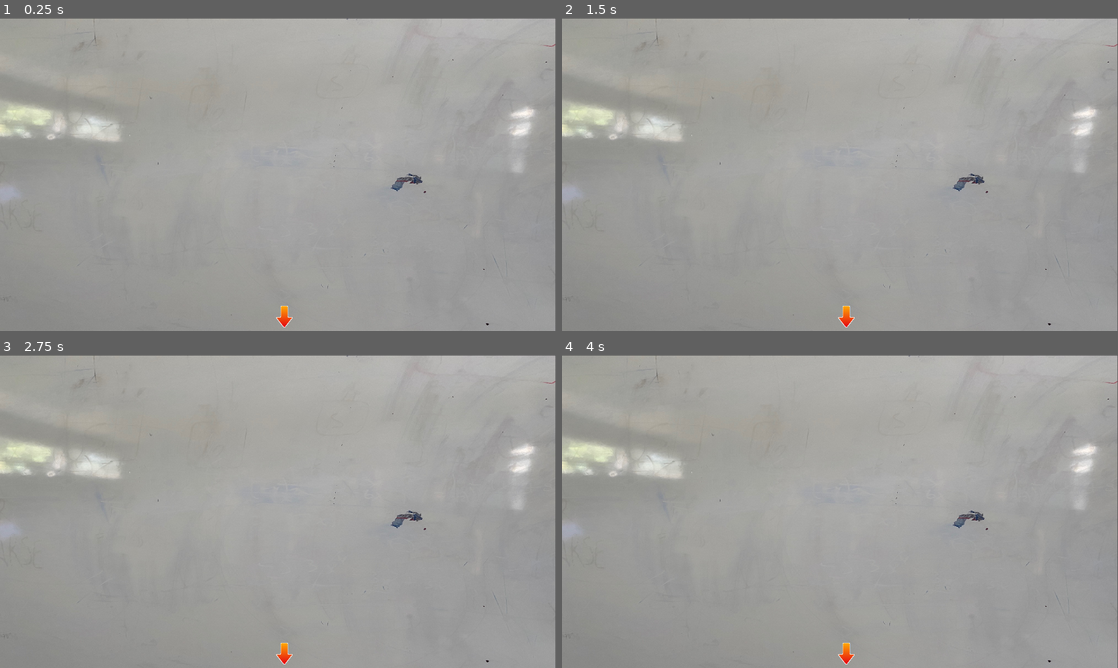
Above: before the commit, frames 1-4 (two rows, left to right).
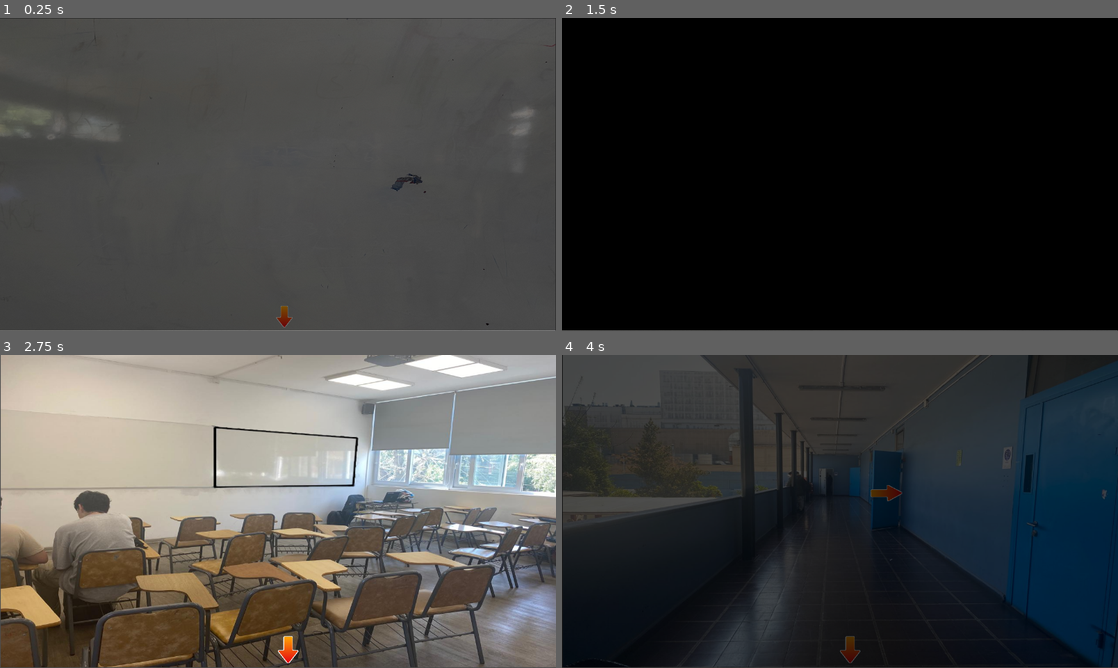
Above: after the commit, the same moments.

Repository: NetworkADN/GBA
Game: Godot game, scene res://Scenes/M3/Pizarra.tscn
The game is run twice, just before and just after one commit, with the same random seed, the same clock (stepped at 60 frames per second) and the same inputs. This scene is started directly instead of the project's main scene.
Inputs (mouse positions are in pixels of both pictures, inside the frame that each line leads up to; where the layout moved, square brackets give the same spot in the first picture):
- Up to frame 1 (0.25 s): no input
- Up to frame 2 (1.5 s): click (845, 315) at 0.5 s; click (845, 315) at 1.25 s
- Up to frame 3 (2.75 s): click (289, 649) [283, 652] at 2 s
- Up to frame 4 (4 s): click (851, 649) [845, 652] at 2.75 s; click (851, 649) [845, 652] at 3.5 s

The runs differ from the first frame. In frame 1, 100% of the frame differs, in the area x 0-100%, y 0-100%; in frame 2, 100%; in frame 3, 80%; in frame 4, 100%.
Error before the commit: Attempt to call function 'play' in base 'null instance' on a null instance. (res://Scripts/patio_1.gd:9)

Commit message:
add clickable sprite

Diff:
--- a/GDTrabajo de titulo/Scenes/M3/Pizarra.tscn
+++ b/GDTrabajo de titulo/Scenes/M3/Pizarra.tscn
@@ -1,11 +1,99 @@
-[gd_scene load_steps=4 format=3 uid="uid://b4dxhhcr0yo0l"]
+[gd_scene load_steps=8 format=3 uid="uid://b4dxhhcr0yo0l"]
 
-[ext_resource type="Script" path="res://Scripts/patio_1.gd" id="1_1ausi"]
-[ext_resource type="Texture2D" uid="uid://ctsrhfn4q3nca" path="res://background/Pizarra.jpg" id="2_kede1"]
+[ext_resource type="Script" path="res://Scripts/pizarra.gd" id="1_o4wwl"]
+[ext_resource type="Texture2D" uid="uid://ctsrhfn4q3nca" path="res://Background/Pizarra.jpg" id="2_kede1"]
 [ext_resource type="Texture2D" uid="uid://c61jlcmn1kuft" path="res://assets/arrow_down.png" id="3_uo2kc"]
 
+[sub_resource type="Animation" id="Animation_i0amt"]
+length = 0.001
+tracks/0/type = "value"
+tracks/0/imported = false
+tracks/0/enabled = true
+tracks/0/path = NodePath("Transition/ColorRect:self_modulate")
+tracks/0/interp = 1
+tracks/0/loop_wrap = true
+tracks/0/keys = {
+"times": PackedFloat32Array(0),
+"transitions": PackedFloat32Array(1),
+"update": 0,
+"values": [Color(1, 1, 1, 1)]
+}
+tracks/1/type = "value"
+tracks/1/imported = false
+tracks/1/enabled = true
+tracks/1/path = NodePath("Transition/ColorRect:visible")
+tracks/1/interp = 1
+tracks/1/loop_wrap = true
+tracks/1/keys = {
+"times": PackedFloat32Array(0),
+"transitions": PackedFloat32Array(1),
+"update": 1,
+"values": [true]
+}
+
+[sub_resource type="Animation" id="Animation_l0obv"]
+resource_name = "fade_in"
+tracks/0/type = "value"
+tracks/0/imported = false
+tracks/0/enabled = true
+tracks/0/path = NodePath("Transition/ColorRect:self_modulate")
+tracks/0/interp = 1
+tracks/0/loop_wrap = true
+tracks/0/keys = {
+"times": PackedFloat32Array(0, 0.5),
+"transitions": PackedFloat32Array(1, 1),
+"update": 0,
+"values": [Color(1, 1, 1, 1), Color(1, 1, 1, 0)]
+}
+tracks/1/type = "value"
+tracks/1/imported = false
+tracks/1/enabled = true
+tracks/1/path = NodePath("Transition/ColorRect:visible")
+tracks/1/interp = 1
+tracks/1/loop_wrap = true
+tracks/1/keys = {
+"times": PackedFloat32Array(0.5),
+"transitions": PackedFloat32Array(1),
+"update": 1,
+"values": [false]
+}
+
+[sub_resource type="Animation" id="Animation_1tse1"]
+resource_name = "fade_out"
+tracks/0/type = "value"
+tracks/0/imported = false
+tracks/0/enabled = true
+tracks/0/path = NodePath("Transition/ColorRect:self_modulate")
+tracks/0/interp = 1
+tracks/0/loop_wrap = true
+tracks/0/keys = {
+"times": PackedFloat32Array(0, 0.5),
+"transitions": PackedFloat32Array(1, 1),
+"update": 0,
+"values": [Color(1, 1, 1, 0), Color(1, 1, 1, 1)]
+}
+tracks/1/type = "value"
+tracks/1/imported = false
+tracks/1/enabled = true
+tracks/1/path = NodePath("Transition/ColorRect:visible")
+tracks/1/interp = 1
+tracks/1/loop_wrap = true
+tracks/1/keys = {
+"times": PackedFloat32Array(0),
+"transitions": PackedFloat32Array(1),
+"update": 1,
+"values": [true]
+}
+
+[sub_resource type="AnimationLibrary" id="AnimationLibrary_bty0q"]
+_data = {
+"RESET": SubResource("Animation_i0amt"),
+"fade_in": SubResource("Animation_l0obv"),
+"fade_out": SubResource("Animation_1tse1")
+}
+
 [node name="Node2D" type="Node2D"]
-script = ExtResource("1_1ausi")
+script = ExtResource("1_o4wwl")
 
 [node name="ParallaxBackground" type="ParallaxBackground" parent="."]
 
@@ -28,4 +116,15 @@
 icon_alignment = 1
 expand_icon = true
 
+[node name="Transition" type="AnimationPlayer" parent="ParallaxBackground/ParallaxLayer/Pizarra"]
+libraries = {
+"": SubResource("AnimationLibrary_bty0q")
+}
+
+[node name="ColorRect" type="ColorRect" parent="ParallaxBackground/ParallaxLayer/Pizarra/Transition"]
+offset_right = 1282.0
+offset_bottom = 719.0
+color = Color(0, 0, 0, 1)
+
 [connection signal="pressed" from="ParallaxBackground/ParallaxLayer/Pizarra/Button" to="." method="_on_button_pressed"]
+[connection signal="animation_finished" from="ParallaxBackground/ParallaxLayer/Pizarra/Transition" to="." method="_on_transition_animation_finished"]
--- a/GDTrabajo de titulo/Scenes/M3/Sala_m3.tscn
+++ b/GDTrabajo de titulo/Scenes/M3/Sala_m3.tscn
@@ -1,9 +1,10 @@
-[gd_scene load_steps=11 format=3 uid="uid://cqrh0jacvkbta"]
+[gd_scene load_steps=12 format=3 uid="uid://cqrh0jacvkbta"]
 
 [ext_resource type="Script" path="res://Scripts/sala_m_3.gd" id="1_qx1dy"]
-[ext_resource type="Texture2D" uid="uid://cfil44ws605q1" path="res://background/Sala m3.jpg" id="2_51den"]
+[ext_resource type="Texture2D" uid="uid://cfil44ws605q1" path="res://Background/Sala m3.jpg" id="2_51den"]
 [ext_resource type="Texture2D" uid="uid://c61jlcmn1kuft" path="res://assets/arrow_down.png" id="3_8vnew"]
 [ext_resource type="Script" path="res://Scripts/m3_dialog.gd" id="4_5hxje"]
+[ext_resource type="Texture2D" uid="uid://barxwvxlpve0s" path="res://assets/box_pizarra2.png" id="4_c8aw0"]
 [ext_resource type="FontFile" uid="uid://77tm5kpkgub6" path="res://Fonts/comickbook/ComickBook_Simple.ttf" id="5_kkgra"]
 
 [sub_resource type="Animation" id="Animation_i0amt"]
@@ -130,6 +131,16 @@
 offset_bottom = 719.0
 color = Color(0, 0, 0, 1)
 
+[node name="Area2D" type="Area2D" parent="ParallaxBackground/ParallaxLayer/Sala_m3"]
+
+[node name="CollisionPolygon2D" type="CollisionPolygon2D" parent="ParallaxBackground/ParallaxLayer/Sala_m3/Area2D"]
+polygon = PackedVector2Array(-150, -73.3333, -149, -260, 181, -224, 174, -77.3333)
+
+[node name="Sprite2D" type="Sprite2D" parent="ParallaxBackground/ParallaxLayer/Sala_m3/Area2D"]
+position = Vector2(2.49997, -169.333)
+scale = Vector2(1.49643, 1.48718)
+texture = ExtResource("4_c8aw0")
+
 [node name="caja_dialogo" type="Node2D" parent="."]
 position = Vector2(614, 376)
 
@@ -189,3 +200,6 @@
 
 [connection signal="pressed" from="ParallaxBackground/ParallaxLayer/Sala_m3/Button" to="." method="_on_button_pressed"]
 [connection signal="animation_finished" from="ParallaxBackground/ParallaxLayer/Sala_m3/Transition" to="." method="_on_transition_animation_finished"]
+[connection signal="input_event" from="ParallaxBackground/ParallaxLayer/Sala_m3/Area2D" to="." method="_on_area_2d_input_event"]
+[connection signal="mouse_entered" from="ParallaxBackground/ParallaxLayer/Sala_m3/Area2D" to="." method="_on_area_2d_mouse_entered"]
+[connection signal="mouse_exited" from="ParallaxBackground/ParallaxLayer/Sala_m3/Area2D" to="." method="_on_area_2d_mouse_exited"]
--- /dev/null
+++ b/GDTrabajo de titulo/Scripts/pizarra.gd
@@ -0,0 +1,19 @@
+extends Node2D
+
+@onready var transition = $ParallaxBackground/ParallaxLayer/Pizarra/Transition
+
+var next_scene = ""
+
+# Called when the node enters the scene tree for the first time.
+func _ready() -> void:
+	transition.play("fade_in")
+
+
+func _on_button_pressed() -> void:
+	next_scene = "res://Scenes/M3/Sala_m3.tscn"
+	transition.play("fade_out")
+	AudioManager.steps_audio.play()
+
+
+func _on_transition_animation_finished(anim_name: StringName) -> void:
+	get_tree().change_scene_to_file(next_scene)
--- a/GDTrabajo de titulo/Scripts/sala_m_3.gd
+++ b/GDTrabajo de titulo/Scripts/sala_m_3.gd
@@ -1,6 +1,10 @@
 extends Node2D
 
 @onready var transition = $ParallaxBackground/ParallaxLayer/Sala_m3/Transition
+@onready var sprite = $ParallaxBackground/ParallaxLayer/Sala_m3/Area2D/Sprite2D
+
+@export var normal_color: Color = Color(1, 1, 1, 1)    # Color normal
+@export var hover_color: Color = Color(1, 1, 0.8, 1)  # Color iluminado
 
 var next_scene = ""
 
@@ -26,3 +30,19 @@
 
 func _on_transition_animation_finished(anim_name: StringName) -> void:
 	get_tree().change_scene_to_file(next_scene)
+
+
+func _on_area_2d_input_event(viewport: Node, event: InputEvent, shape_idx: int) -> void:
+	if event is InputEventMouseButton and event.pressed:
+		if event.button_index == MOUSE_BUTTON_LEFT:
+			next_scene = "res://Scenes/M3/Pizarra.tscn"
+			transition.play("fade_out")
+			AudioManager.steps_audio.play()
+
+
+func _on_area_2d_mouse_entered() -> void:
+	sprite.modulate = hover_color
+
+
+func _on_area_2d_mouse_exited() -> void:
+	sprite.modulate = normal_color
Not shown, changed: GDTrabajo de titulo/Background/Fondo Menu.jpg.import
Binary file added: GDTrabajo de titulo/assets/box_pizarra2.png
Not shown, changed: GDTrabajo de titulo/assets/box_pizarra2.png.import
Not shown, changed: GDTrabajo de titulo/background/Anuncios Escuela.jpg.import
Not shown, changed: GDTrabajo de titulo/background/Biblioteca.jpg.import
Not shown, changed: GDTrabajo de titulo/background/Cajon (Abierto).jpg.import
Not shown, changed: GDTrabajo de titulo/background/Cajon (Cerrado).jpg.import
Not shown, changed: GDTrabajo de titulo/background/Casillero (Abierto).jpg.import
Not shown, changed: GDTrabajo de titulo/background/Casillero (cerrado).jpg.import
Not shown, changed: GDTrabajo de titulo/background/Casino (mesa).jpg.import
Not shown, changed: GDTrabajo de titulo/background/Casino.jpg.import
Not shown, changed: GDTrabajo de titulo/background/Diario Mural (Close up).jpg.import
(and 33 more such lines)
